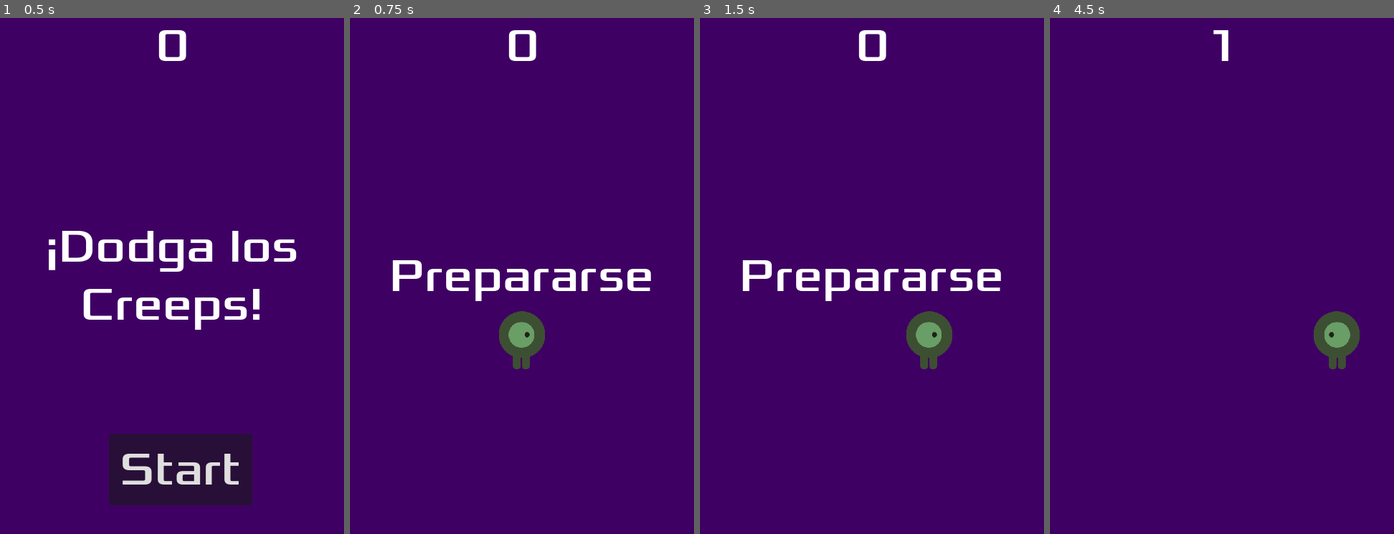
Above: before the commit, frames 1-4 (left to right).
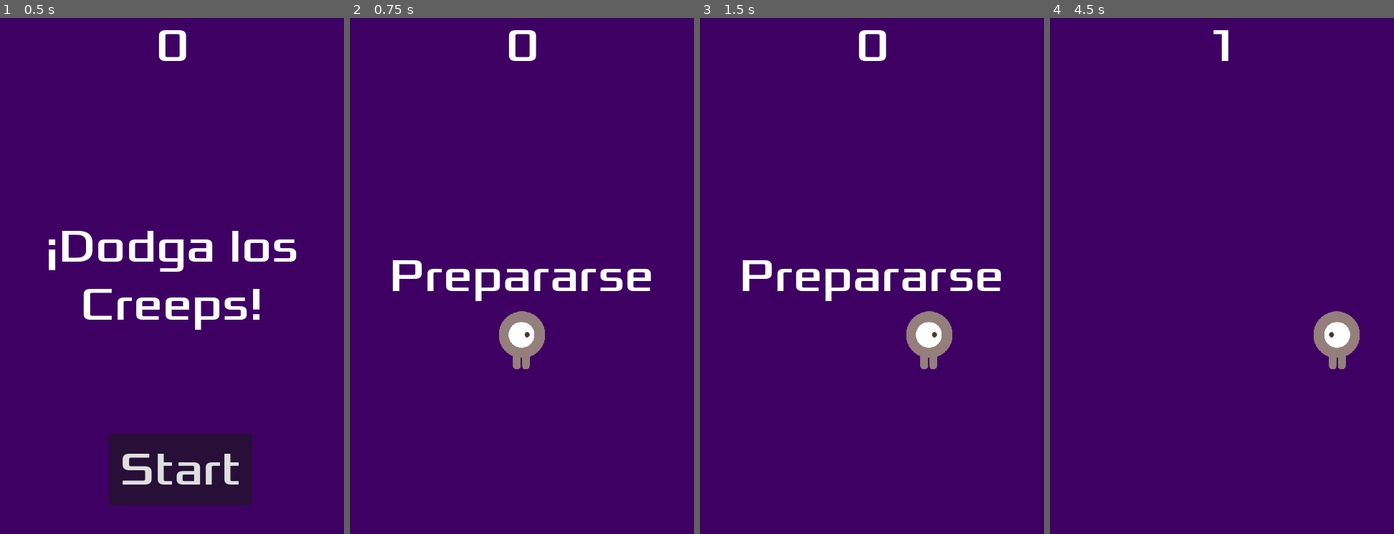
Above: after the commit, the same moments.

Repository: hkanon26-app/Dodge--The-Creeps-2d
Game: Godot game, scene res://Escenas/main.tscn
The game is run twice, just before and just after one commit, with the same random seed, the same clock (stepped at 60 frames per second) and the same inputs.
Inputs (mouse positions are in pixels of both pictures, inside the frame that each line leads up to):
- Up to frame 1 (0.5 s): no input
- Up to frame 2 (0.75 s): click "Start" at 0.5 s
- Up to frame 3 (1.5 s): tap Enter at 1.25 s; move the mouse to (947, 250) at 1.27 s; hold D (move_right) from 1.28 s (still down); click (947, 250) at 1.42 s
- Up to frame 4 (4.5 s): release D (move_right) at 2 s; drag from (1153, 301) to (1204, 379) at 2.02 s; move the mouse to (1256, 162) at 2.77 s; hold D (move_right) 2.78-3.5 s; drag from (1204, 379) to (1118, 198) at 3.52 s; move the mouse to (1325, 353) at 4.27 s; hold A (move_left) from 4.28 s (still down)

Frame 1 is identical in both runs. In frame 2, 1.1% of the frame differs, in the area x 43-57%, y 56-69%; in frame 3, 1.1%; in frame 4, 1.1%.

Commit message:
Joystick

Diff:
--- /dev/null
+++ b/Escenas/gui.tscn
@@ -0,0 +1,16 @@
+[gd_scene load_steps=3 format=3 uid="uid://noinvic2qmis"]
+
+[ext_resource type="Script" uid="uid://i8jm1qxf4okj" path="res://Scripts/gui.gd" id="1_ikbts"]
+[ext_resource type="PackedScene" uid="uid://cyaud72b1iyb5" path="res://Escenas/joystick.tscn" id="2_nu7qf"]
+
+[node name="GUI" type="CanvasLayer"]
+script = ExtResource("1_ikbts")
+
+[node name="Joystick" parent="." instance=ExtResource("2_nu7qf")]
+position = Vector2(224, 608)
+
+[node name="Label" type="Label" parent="."]
+offset_left = 40.0
+offset_top = 472.0
+offset_right = 80.0
+offset_bottom = 495.0
--- /dev/null
+++ b/Escenas/joystick.tscn
@@ -0,0 +1,21 @@
+[gd_scene load_steps=5 format=3 uid="uid://cyaud72b1iyb5"]
+
+[ext_resource type="Script" uid="uid://b0ovgiud633vs" path="res://Scripts/joystick.gd" id="1_1lrsh"]
+[ext_resource type="Texture2D" uid="uid://biugadg747amt" path="res://Assets/art/circulo.png" id="2_hs5h3"]
+[ext_resource type="Texture2D" uid="uid://co8x8jfu23hss" path="res://Assets/art/CirculoGris.png" id="3_gru1d"]
+
+[sub_resource type="CircleShape2D" id="CircleShape2D_8wvih"]
+radius = 64.0
+
+[node name="Joystick" type="Area2D"]
+script = ExtResource("1_1lrsh")
+
+[node name="CollisionShape2D" type="CollisionShape2D" parent="."]
+shape = SubResource("CircleShape2D_8wvih")
+
+[node name="Rango" type="Sprite2D" parent="."]
+texture = ExtResource("2_hs5h3")
+
+[node name="Palanca" type="Sprite2D" parent="."]
+scale = Vector2(0.4, 0.4)
+texture = ExtResource("3_gru1d")
--- a/Escenas/player.tscn
+++ b/Escenas/player.tscn
@@ -41,7 +41,6 @@
 metadata/_edit_group_ = true
 
 [node name="AnimatedSprite2D" type="AnimatedSprite2D" parent="."]
-modulate = Color(0.414004, 0.618619, 0.402547, 1)
 texture_filter = 1
 scale = Vector2(0.6, 0.6)
 sprite_frames = SubResource("SpriteFrames_b21vg")
--- /dev/null
+++ b/Scripts/gui.gd
@@ -0,0 +1,15 @@
+extends CanvasLayer
+
+
+signal enviar_joystick(j : Joystick)
+
+
+@onready var label = $Label
+@onready var joystick = $Joystick
+
+
+func _ready() -> void:
+	enviar_joystick.emit(joystick)
+
+func _process(_delta: float) -> void:
+	label.text = str(joystick.direccion)
--- /dev/null
+++ b/Scripts/joystick.gd
@@ -0,0 +1,48 @@
+extends Area2D
+
+
+class_name Joystick
+
+
+var distancia : float
+var direccion : Vector2
+var index : int = -1
+@onready var rango = $Rango
+@onready var palanca = $Palanca
+@onready var radio = $CollisionShape2D.shape.radius
+
+
+func _ready() -> void:
+	pass
+
+
+func _process(_delta: float) -> void:
+	pass
+
+
+func _input(event: InputEvent) -> void:
+	if event is InputEventScreenTouch:
+		if event.is_pressed() and index == -1:
+			# si se acaba de presionar
+			distancia = global_position.distance_to(event.position)
+			if distancia <= radio:
+				index = event.index
+				palanca.global_position = event.position
+				distancia = global_position.direction_to(palanca.global_position) * distancia / radio
+		elif event.index == index:
+			# si se acaba de soltar
+			index = -1
+			palanca.position = Vector2.ZERO
+			direccion = Vector2.ZERO
+
+
+	if event is InputEventScreenDrag:
+		# si se arrastró el dedo
+		if event.index == index:
+			distancia = global_position.distance_to(event.position)
+			if distancia <= radio:
+				palanca.global_position = event.position
+				distancia = (global_position.direction_to(palanca.global_position) * distancia) / radio
+			else:
+				direccion = global_position.direction_to(event.position)
+				palanca.global_position = global_position + (direccion * radio)
--- a/Scripts/player.gd
+++ b/Scripts/player.gd
@@ -5,13 +5,14 @@
 
 @export var speed = 400
 var screen_size
+var joystick : Joystick
 
 
 # Called when the node enters the scene tree for the first time.
 func _ready() -> void:
 	screen_size = get_viewport_rect().size
 	hide()
-
+	z_index = 1
 
 # Called every frame. 'delta' is the elapsed time since the previous frame.
 func _process(delta: float) -> void:
@@ -59,3 +60,6 @@
 	$AnimatedSprite2D.flip_h = false
 	$AnimatedSprite2D.flip_v = false
 	$AnimatedSprite2D.play()
+
+func recibir_joystick(j : Joystick):
+	joystick
Binary file added: Assets/art/CirculoBlanco.png
Not shown, added: Assets/art/CirculoBlanco.png.import
Binary file added: Assets/art/CirculoGris.png
Not shown, added: Assets/art/CirculoGris.png.import
Binary file added: Assets/art/circulo.png
Not shown, added: Assets/art/circulo.png.import
Not shown, added: Scripts/gui.gd.uid
Not shown, added: Scripts/joystick.gd.uid
